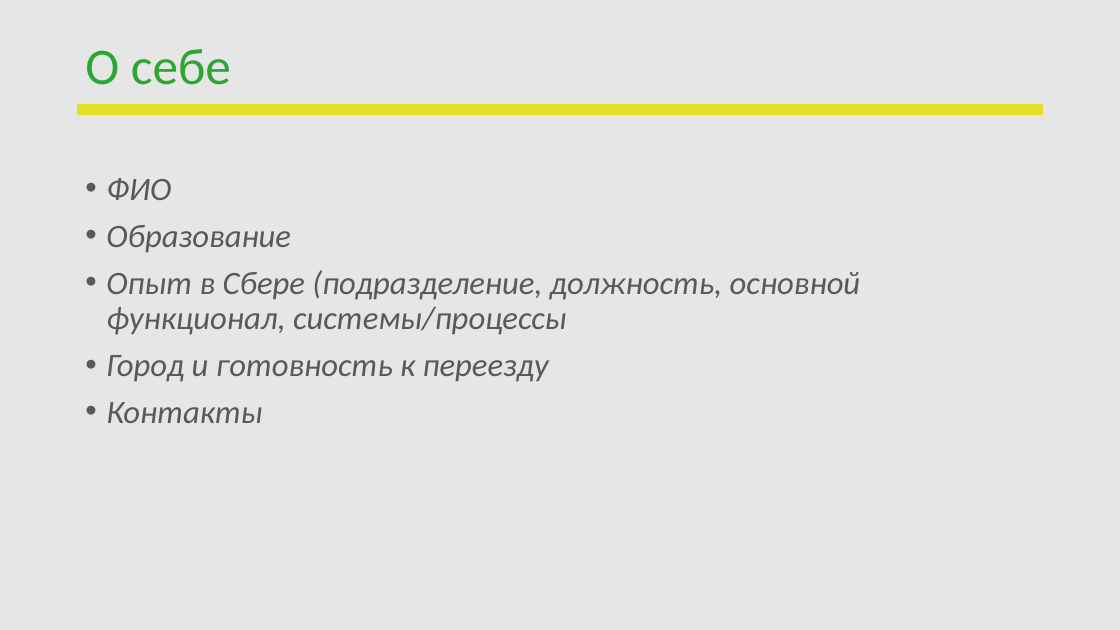
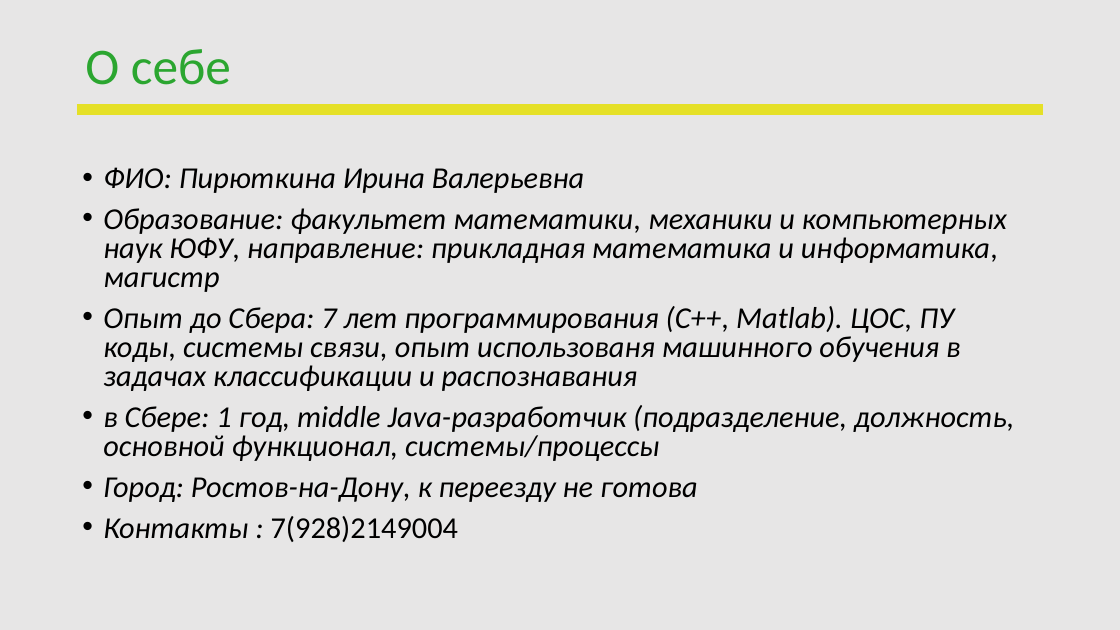
Before and after one commit to CrazyGriffon/DSS, a slide deck: slide 2 of proj/ПЕРЕЗАПУСК_DS (1).pptx. Drawn at 1120x630 pixels with LibreOffice and Linux fonts; fonts in the diff are those of the drawing; background and template pictures are left out. Boxes give left, top, right and bottom in pixels: in the first picture for what was removed or moved away, otherwise in the second. Text is boxed around its words. In the diff, an @@ line names an element or a change of style, - is before the commit and + after.

```diff
--- a/proj/ПЕРЕЗАПУСК_DS (1).pptx
+++ b/proj/ПЕРЕЗАПУСК_DS (1).pptx
@@ text at (103,167,1014,542): text changed; size 28 to 26 pt; text colour #595959 to #000000 @@
-• ФИО
-• Образование
-• Опыт в Сбере (подразделение, должность, основной функционал, системы/процессы
-• Город и готовность к переезду
-• Контакты
+• ФИО: Пирюткина Ирина Валерьевна
+• Образование: факультет математики, механики и компьютерных наук ЮФУ, направление: прикладная математика и информатика, магистр
+• Опыт до Сбера: 7 лет программирования (С++, Matlab). ЦОС, ПУ коды, системы связи, опыт использованя машинного обучения в задачах классификации и распознавания
+• в Сбере: 1 год, middle Java-разработчик (подразделение, должность, основной функционал, системы/процессы
+• Город: Ростов-на-Дону, к переезду не готова
+• Контакты : 7(928)2149004
```
Also in this commit, not shown: 2 other slides changed, 1 slide added, 1 slide removed.
